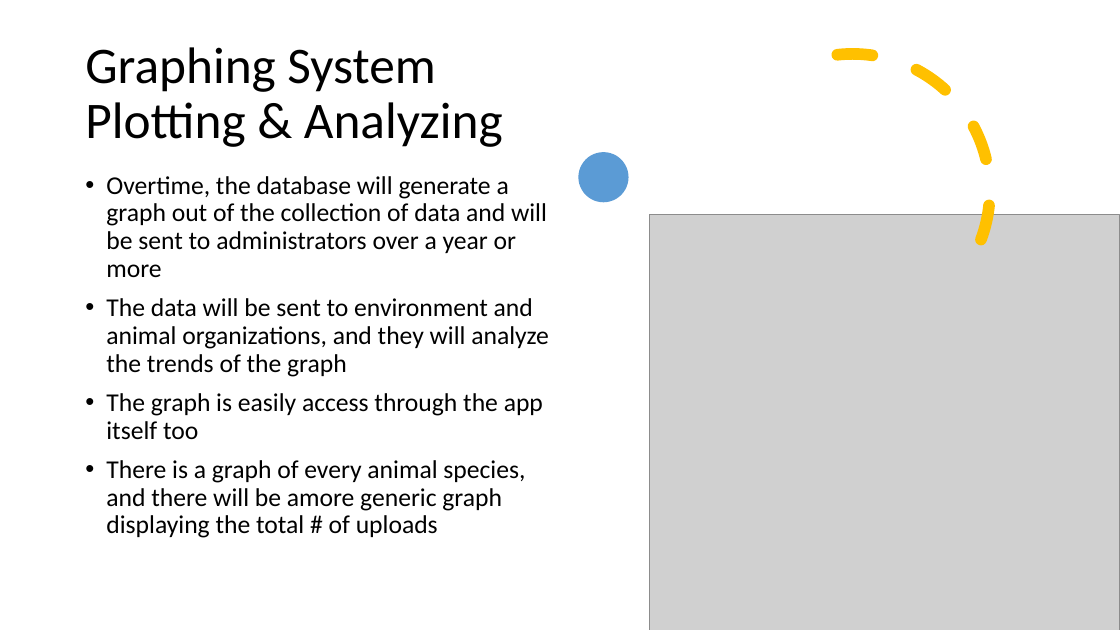
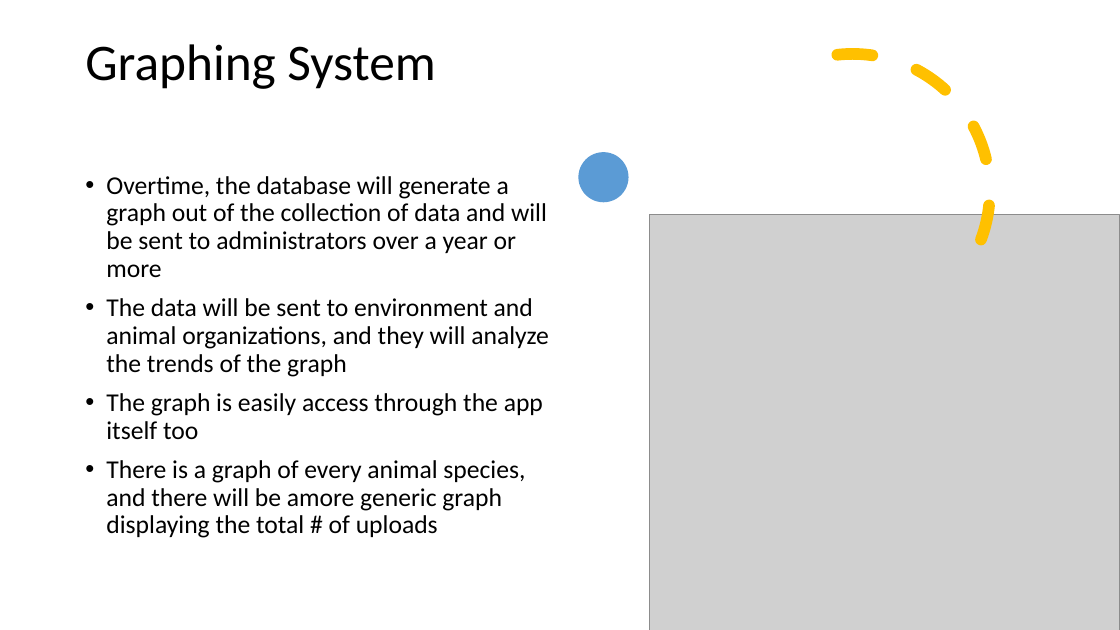
Before and after one commit to animaltrackapp/AnimalTrack, a slide deck: slide 12 of office_files/MARKET_PPT.pptx (slide 13 before the commit). Drawn at 1120x630 pixels with LibreOffice and Linux fonts; fonts in the diff are those of the drawing; grey boxes stand for pictures. Boxes give left, top, right and bottom in pixels: in the first picture for what was removed or moved away, otherwise in the second. Text is boxed around its words. In the diff, an @@ line names an element or a change of style, - is before the commit and + after.

```diff
--- a/office_files/MARKET_PPT.pptx
+++ b/office_files/MARKET_PPT.pptx
@@ title at box(85, 44, 435, 89): text changed @@
-Graphing System
-Plotting & Analyzing
+Graphing System
```
Also in this commit, not shown: 4 other slides changed, 1 slide removed, 1 other file.
